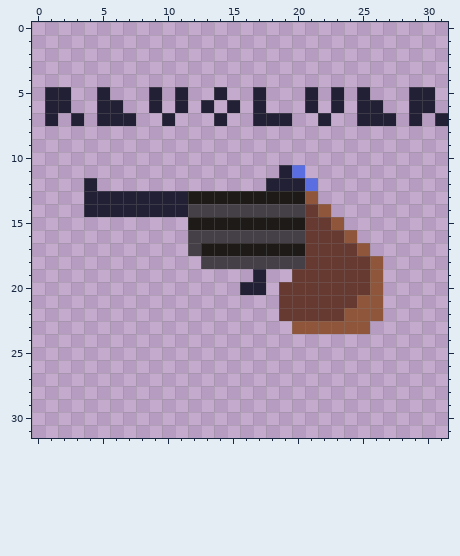
File history of a pixel-art sprite, Sprites/ritualrevolver.png. The picture above is the old version.
The file is 32x32 pixels.
After the commit:
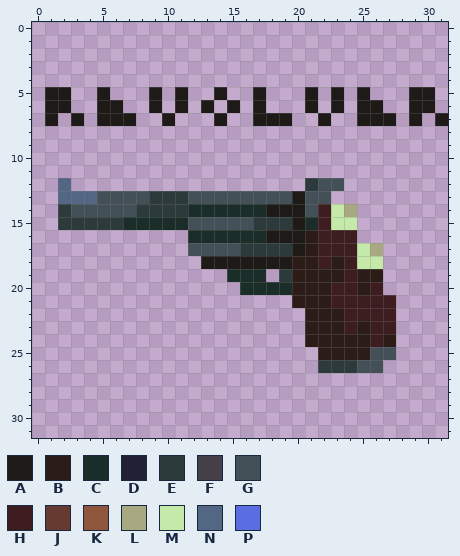
Palette (. is transparent): A #1d1a17  B #2b1c17  C #1b2d28  D #222034  E #2c3a3b  F #453f48  G #445058  H #3d1d1f  J #663931  K #8f563b  L #a9a981  M #c5e9a9  N #536785  P #5b6ee1
The edit:
Changed rows in their new state; - is an unchanged pixel.
first column x 1:
 5 AA--A---A-A--A--A---A-A-A---AA-
 6 AA--AA--A-A-A-A-A---A-A-AA--AA-
 7 A-A-AAA--A---A--AAA--A--AAA-A-A
first column x 2:
11 -----------------..-------
12 N-.-------------...EGG----
13 NNNGGGGEEEGGGGGGGG-GG-----
14 EGGGGGEEEECCCCCCAAAGHML---
15 EEEEECCCCCGGGGGEEE-CHMM---
16 ----------CCCCCCAAABHHH---
17 ----------GGGGEEEE-BHHHML-
18 -----------AAAAAAABBHBHMM-
19 -------------CCC-EBBBBHBB-
20 --------------CCCCBBBHHBH-
21 -----------------.BBBHHHHH
22 -----------------..BBBHHHH
23 ------------------.BBBHBHH
24 -------------------BBBBBHB
25 --------------------BBBBGG
26 --------------------EEEGG-
Pixel boxes of the changes (left, top, right, bottom) in both pictures:
changed: (45, 87, 448, 373)
